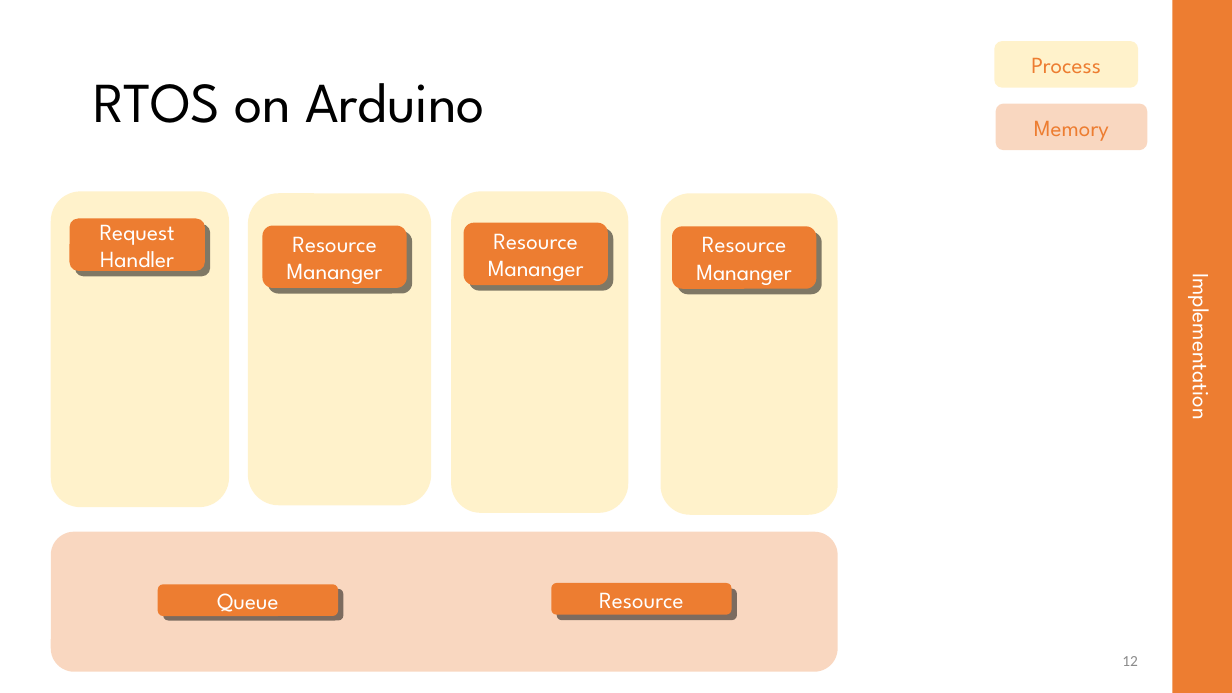
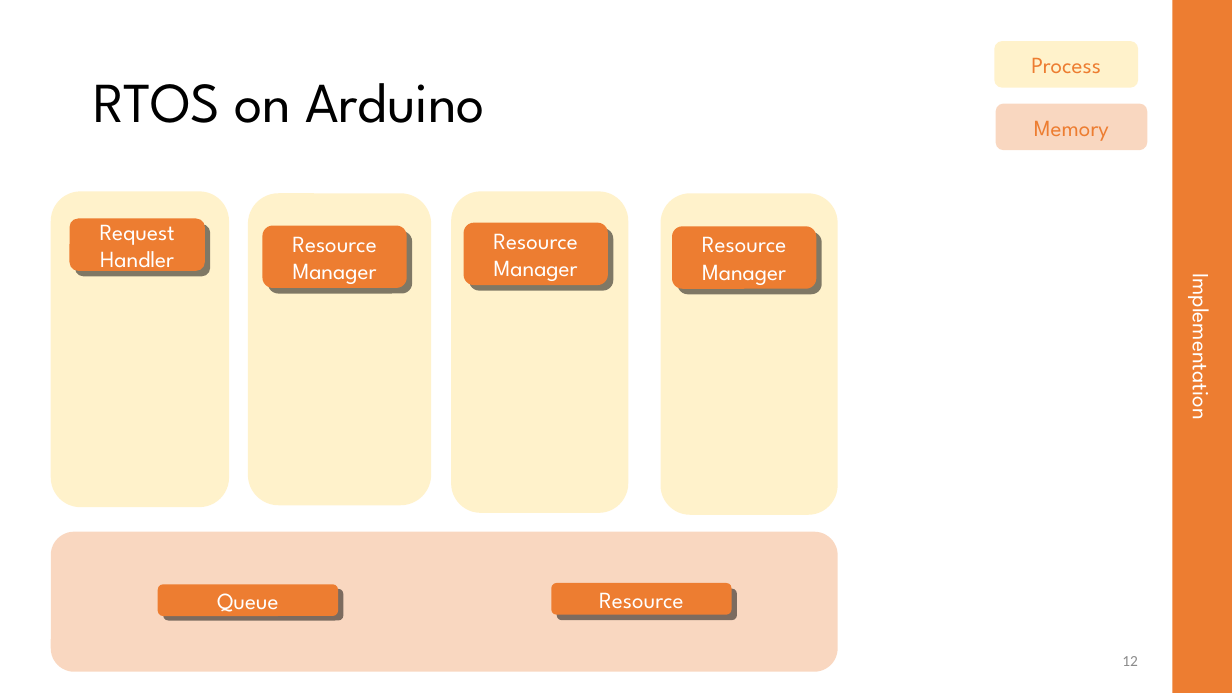
Before and after one commit to Embineer/Embineer, a slide deck: slide 12 of presentation/Autonomous traffic system presentation.pptx. Drawn at 1232x693 pixels with LibreOffice and Linux fonts; fonts in the diff are those of the drawing. Boxes give left, top, right and bottom in pixels: in the first picture for what was removed or moved away, otherwise in the second. Text is boxed around its words. In the diff, an @@ line names an element or a change of style, - is before the commit and + after.

```diff
--- a/presentation/Autonomous traffic system presentation.pptx
+++ b/presentation/Autonomous traffic system presentation.pptx
@@ text in rounded rectangle at (292, 236, 377, 284): text changed @@
-Resource Mananger
+Resource Manager
@@ text in rounded rectangle at (493, 233, 578, 281): text changed @@
-Resource Mananger
+Resource Manager
@@ text in rounded rectangle at (702, 236, 786, 285): text changed @@
-Resource Mananger
+Resource Manager
```
